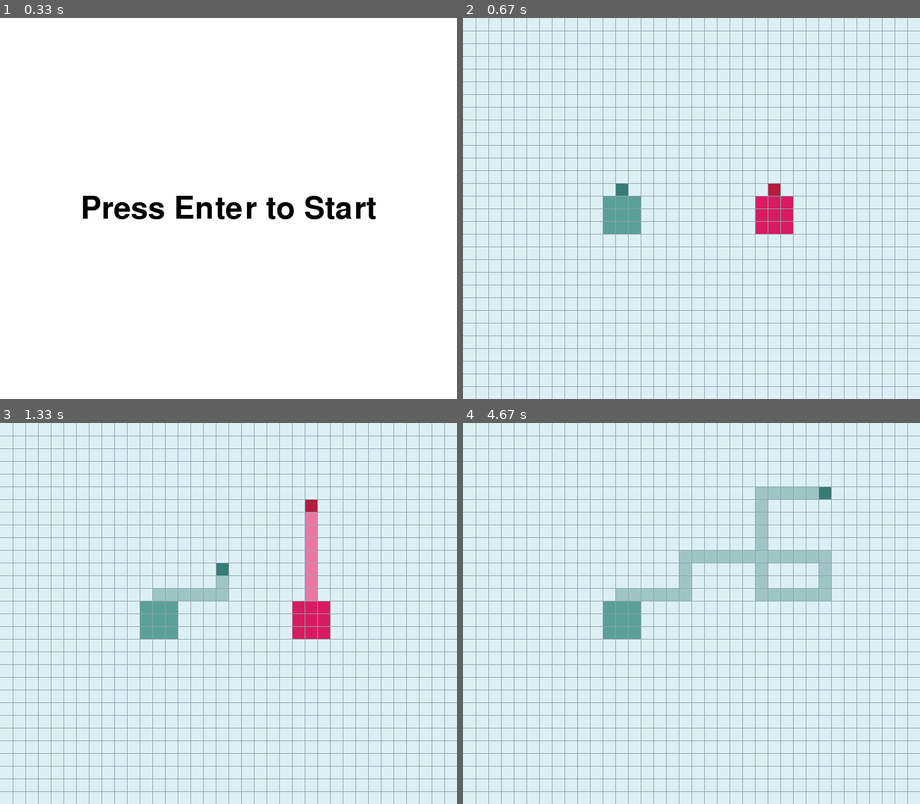
Above: before the commit, frames 1-4 (two rows, left to right).
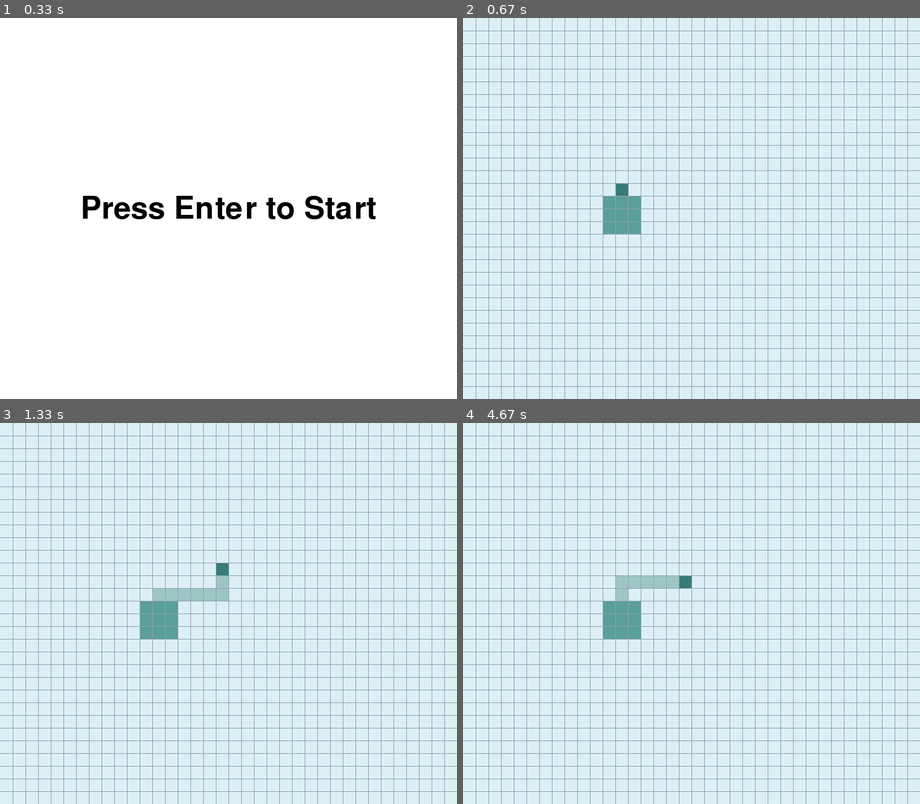
Above: after the commit, the same moments.

Repository: traptrip/paperio-pygame
Game: pygame game, started from template2.py
Two runs of this game, one before a commit and one after it. Both use one fixed random seed, a clock stepped at 60 frames per second and the inputs below.
Inputs:
- Up to frame 1 (0.33 s): no input
- Up to frame 2 (0.67 s): tap Enter at 0.33 s
- Up to frame 3 (1.33 s): hold Right 0.67-1.13 s; hold Up from 1.17 s (still down)
- Up to frame 4 (4.67 s): release Up at 1.47 s; hold Right 1.5-1.97 s; hold Left 2-2.53 s; hold Down 2.57-2.87 s; hold Left 2.9-3.3 s; hold Up 3.33-3.7 s; tap Enter at 3.73 s; hold Right from 4.13 s (still down)

Frame 1 is identical in both runs. In frame 2, 0.8% of the frame differs, in the area x 64-73%, y 43-57%; in frame 3, 1.4%; in frame 4, 3.7%, in the area x 33-81%, y 16-47%.

Commit message:
fix bug with direction changing

Diff:
--- a/game_objects/player.py
+++ b/game_objects/player.py
@@ -55,7 +55,9 @@
         elif self.direction == self.player_commands['right']:
             self.x += self.speed
 
-        if self.y < 0 or self.y >= CONSTS.Y_CELLS_COUNT or self.x < 0 or self.x >= CONSTS.X_CELLS_COUNT:
+        # check death collisions
+        if self.y < 0 or self.y >= CONSTS.Y_CELLS_COUNT or self.x < 0 or self.x >= CONSTS.X_CELLS_COUNT or \
+                (self.x, self.y) in self.line_points:
             if self.y < 0:
                 self.y += 1
             if self.y >= CONSTS.Y_CELLS_COUNT:
@@ -101,12 +103,12 @@
             'position': (self.x, self.y),
         }
 
-    def is_ate(self, players_to_captured):
-        for p, captured in players_to_captured.items():
-            position, is_move = self.get_position()
-            if self != p and position in captured and (is_move or self.get_prev_position() in captured):
-                return True, p
-        return False, None
+    # def is_ate(self, players_to_captured):
+    #     for p, captured in players_to_captured.items():
+    #         position, is_move = self.get_position()
+    #         if self != p and position in captured and (is_move or self.get_prev_position() in captured):
+    #             return True, p
+    #     return False, None
 
 
 class Player2(Player):
--- a/game_objects/scene.py
+++ b/game_objects/scene.py
@@ -59,6 +59,7 @@
         self.fontsize = 72
         self.fontcolor = pygame.Color('black')
         self.background_color = color
+        self.background = pygame.Surface((CONSTS.WINDOW_WIDTH, CONSTS.WINDOW_HEIGHT), pygame.SRCALPHA)
         self.scene_status = {"status": "Menu"}
 
     def process_input(self, events, pressed_keys):
@@ -73,7 +74,8 @@
         return self.scene_status
 
     def render(self):
-        self.screen.fill(self.background_color)
+        pygame.draw.rect(self.background, self.background_color, self.background.get_rect())
+        self.screen.blit(self.background, self.background.get_rect())
         font = pygame.font.Font(self.fontname, self.fontsize)
         img = font.render(self.text, True, self.fontcolor)
         rect = img.get_rect()
@@ -118,9 +120,9 @@
         self.players = [Player(1, 'player1',
                                (CONSTS.X_CELLS_COUNT // 3, CONSTS.Y_CELLS_COUNT // 2),
                                CONSTS.PLAYER_COLORS[0]),
-                        Player2(2, 'player2',
-                                (CONSTS.X_CELLS_COUNT // 3 * 2, CONSTS.Y_CELLS_COUNT // 2),
-                                CONSTS.PLAYER_COLORS[1])
+                        # Player2(2, 'player2',
+                        #         (CONSTS.X_CELLS_COUNT // 3 * 2, CONSTS.Y_CELLS_COUNT // 2),
+                        #         CONSTS.PLAYER_COLORS[1])
                         ]
         self.losers = []
         self.scene_status = {
@@ -128,10 +130,11 @@
         }
 
     def process_input(self, events, pressed_keys):
-        for event in events:
-            if event.type == pygame.KEYDOWN:
-                for player in self.players:
+        for player in self.players:
+            for event in events:
+                if event.type == pygame.KEYDOWN:
                     player.change_direction(event.key)
+                    break
 
     def update(self):
         status = self.__update_scene_status()
@@ -186,7 +189,7 @@
             self.switch2scene(TitleScene(self.screen,
                                          "GAME OVER",
                                          pos=(CONSTS.WINDOW_WIDTH // 2, CONSTS.WINDOW_HEIGHT // 2),
-                                         color=CONSTS.RED))
+                                         color=(255, 0, 0, 160)))
         if not any([any([self.grid[x, y].color == CONSTS.EMPTY_CELL_COLOR
                          for x in range(CONSTS.X_CELLS_COUNT)])
                     for y in range(CONSTS.Y_CELLS_COUNT)]):
@@ -203,74 +206,3 @@
         # clear territory
         for point in player.territory.points:
             self.grid[point].change_color(CONSTS.EMPTY_CELL_COLOR)
-
-
-
-    # background_color = (220 / 255, 240 / 255, 244 / 255, 1)
-    # border_color = (144, 163, 174, 255)
-    # grid_color = (144, 163, 174, 64)
-    # border_width = 2
-    # game_over_label_color = (95, 99, 104, 255)
-    #
-    # leaderboard_color = (255, 255, 255, 128)
-    # leaderboard_width = 320
-    # leaderboard_height = 240
-    #
-    # leaderboard_rows_count = 0
-    # labels_buffer = []
-    #
-    # def __init__(self):
-    #     self.game_over_label = pygame.text.Label('GAME OVER', font_name='Times New Roman',
-    #                                              font_size=30,
-    #                                              color=self.game_over_label_color,
-    #                                              x=CONSTS.WINDOW_WIDTH / 2, y=CONSTS.WINDOW_HEIGHT / 2,
-    #                                              anchor_x='center', anchor_y='center')
-    #
-    # def clear(self):
-    #     self.window.clear()
-    #     self.draw_grid()
-    #
-    # def append_label_to_leaderboard(self, label, color):
-    #     if len(self.labels_buffer) > self.leaderboard_rows_count:
-    #         self.labels_buffer[self.leaderboard_rows_count].text = label
-    #         self.labels_buffer[self.leaderboard_rows_count].color = color
-    #     else:
-    #         self.labels_buffer.append(
-    #             pyglet.text.Label(label,
-    #                               font_name='Times New Roman',
-    #                               font_size=16,
-    #                               color=color,
-    #                               x=CONSTS.WINDOW_WIDTH - self.leaderboard_width + 20,
-    #                               y=CONSTS.WINDOW_HEIGHT - 20 - CONSTS.WIDTH / 2 - 30 * self.leaderboard_rows_count,
-    #                               anchor_x='left', anchor_y='center')
-    #         )
-    #     self.leaderboard_rows_count += 1
-    #
-    # def reset_leaderboard(self):
-    #     self.leaderboard_rows_count = 0
-    #
-    # def show_game_over(self, timeout=False):
-    #     self.game_over_label.text = 'TIMEOUT' if timeout else 'GAME OVER'
-    #     self.game_over_label.draw()
-    #
-    # def draw_grid(self):
-    #     self.grid.draw()
-    #
-    # def draw_border(self):
-    #     draw_line((0, 0), (0, CONSTS.WINDOW_HEIGHT), self.border_color, self.border_width)
-    #     draw_line((0, CONSTS.WINDOW_HEIGHT), (CONSTS.WINDOW_WIDTH, CONSTS.WINDOW_HEIGHT), self.border_color, self.border_width)
-    #     draw_line((CONSTS.WINDOW_WIDTH, CONSTS.WINDOW_HEIGHT), (CONSTS.WINDOW_WIDTH, 0), self.border_color, self.border_width)
-    #     draw_line((CONSTS.WINDOW_WIDTH, 0), (0, 0), self.border_color, self.border_width)
-    #
-    # def draw_leaderboard(self):
-    #     draw_quadrilateral((CONSTS.WINDOW_WIDTH - self.leaderboard_width, CONSTS.WINDOW_HEIGHT - self.leaderboard_height,
-    #                         CONSTS.WINDOW_WIDTH, CONSTS.WINDOW_HEIGHT - self.leaderboard_height,
-    #                         CONSTS.WINDOW_WIDTH, CONSTS.WINDOW_HEIGHT,
-    #                         CONSTS.WINDOW_WIDTH - self.leaderboard_width, CONSTS.WINDOW_HEIGHT),
-    #                        self.leaderboard_color)
-    #     for label in self.labels_buffer[:self.leaderboard_rows_count]:
-    #         label.draw()
-    #     self.reset_leaderboard()
-    #
-    #
-    #
